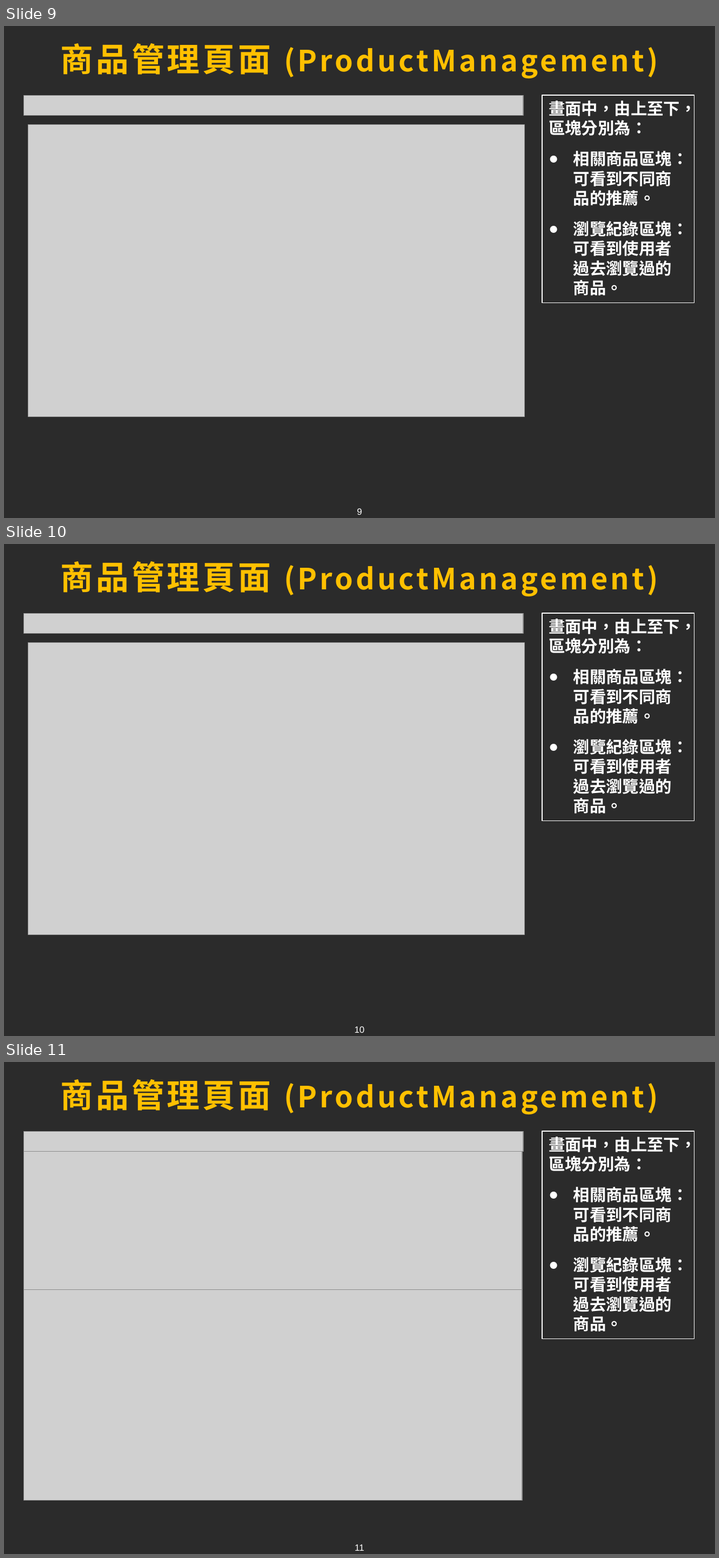
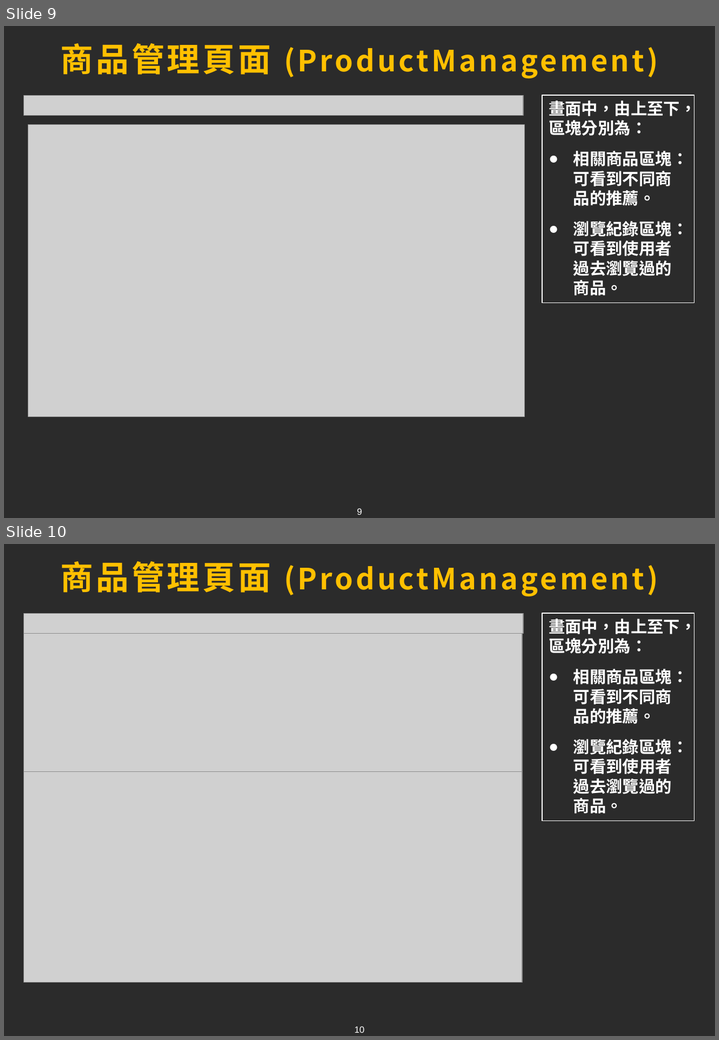
Before and after one commit to tim93009/FinalProject_GameForum, a slide deck: docs/ppt/chang.pptx. Shown one above the other, each under a label of ours: slides 9, 10 and 11 before the commit, slides 9 and 10 after it. The pictures are 719x1558 and 719x1040 pixels, drawn with LibreOffice and Linux fonts; fonts in the diff are those of the drawing; grey boxes stand for pictures; background and template pictures are left out; a plain dark background stands for a picture behind light text. Boxes give left, top, right and bottom in pixels: in the first picture for what was removed or moved away, otherwise in the second. Text is boxed around its words. In the diff, an @@ line names an element or a change of style, - is before the commit and + after.

Commit message:
修改ppt

```diff
--- a/docs/ppt/chang.pptx
+++ b/docs/ppt/chang.pptx
@@ slide 10 removed at (x1=4, y1=544, x2=715, y2=1036), background picture (left out); not listed: 1 template element that a slide beside it also shows @@
@@ title removed at (x1=61, y1=561, x2=657, y2=596) @@
-商品管理頁面 (ProductManagement)
@@ picture removed at (x1=23, y1=614, x2=523, y2=634) @@
@@ rectangle removed at (x1=542, y1=613, x2=694, y2=821) @@
-畫面中，由上至下，區塊分別為：
-● 相關商品區塊：可看到不同商品的推薦。
-● 瀏覽紀錄區塊：可看到使用者過去瀏覽過的商品。
@@ picture removed at (x1=28, y1=643, x2=525, y2=935) @@
@@ what was slide 11 is now slide 10 @@
@@ page number at (x1=354, y1=1026, x2=365, y2=1033): text changed @@
-11
+10
```
